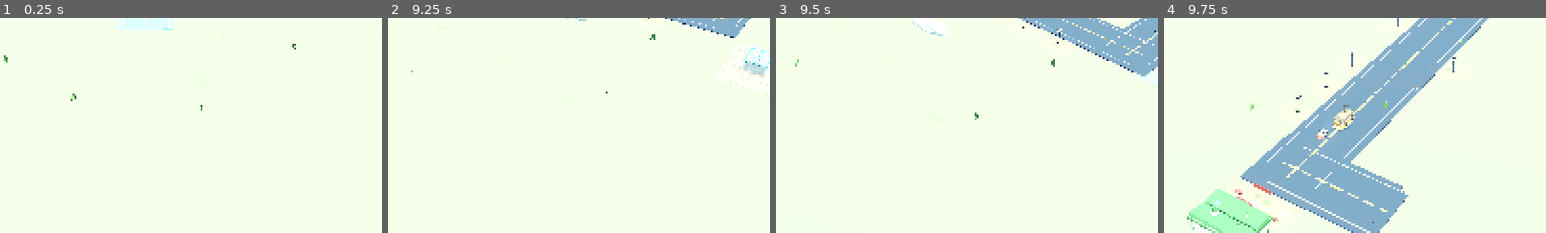
Above: before the commit, frames 1-4 (left to right).
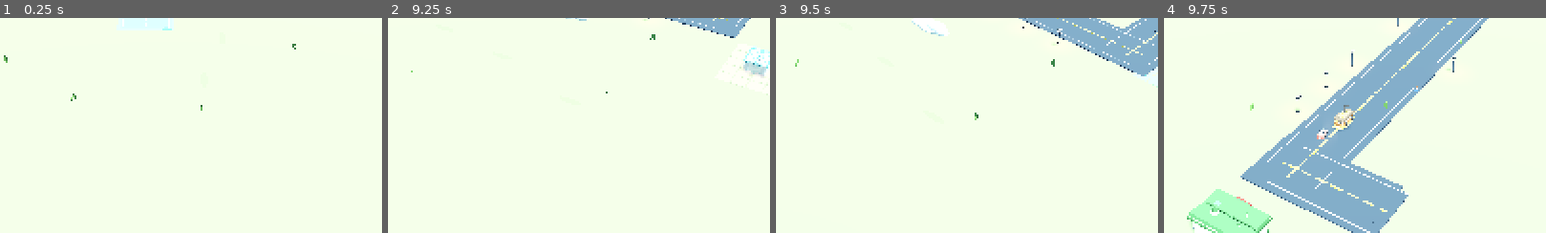
Above: after the commit, the same moments.

Repository: johnswaffles/my-backend-api
Game: Godot game, scene res://scenes/main_scene.tscn
Same seed, same stepped clock (60 frames per second), same inputs: the game is played once before the commit and once after it.
Inputs (mouse positions are % of the whole screen's width and height, from its top left):
- Up to frame 1 (0.25 s): no input
- Up to frame 2 (9.25 s): click "Build: Road" at 0.5 s; click "Place" at 1.25 s; click "Town" at 2 s; click "Daylight 100%" at 2.75 s; click "Home" at 3.5 s; click "L" at 4.25 s; click "R" at 5 s; tap Space at 5.75, 6.02, 9.02 s; move the mouse to (72, 45) at 5.77 s; hold D 5.78-6.5 s; tap 1 at 5.85 s; click (72, 45) at 5.92 s; tap Enter at 6.5, 7.25 s; drag from (30, 55) to (45, 70) at 6.52 s; move the mouse to (60, 28) at 7.27 s; hold D 7.28-8 s; tap 3 at 7.35 s; drag from (45, 70) to (20, 35) at 8.02 s; move the mouse to (80, 65) at 8.77 s; hold A from 8.78 s (still down); tap 5 at 8.85 s
- Up to frame 3 (9.5 s): keep holding A
- Up to frame 4 (9.75 s): release A at 9.5 s; tap Enter at 9.5 s; drag from (20, 35) to (35, 25) at 9.52 s
The pictures show only the part of the screen within x 30-80%, y 50-100%; the shares and areas given below are measured in that part.

Frames 1-3 are identical in both runs. In frame 4, 0.2% of the frame differs, in the area x 18-30%, y 76-95%.
Error before the commit: Invalid call. Nonexistent function 'lock' in base 'Image'. (res://scripts/building_system.gd:5667)
Error after the commit: Invalid call. Nonexistent function 'lock' in base 'Image'. (res://scripts/building_system.gd:5705)

Commit message:
Improve grocery store upgrades and parking lot

Diff:
--- a/cozy-builder-godot/scripts/building_system.gd
+++ b/cozy-builder-godot/scripts/building_system.gd
@@ -3934,14 +3934,8 @@
 	_add_parcel_shadow(root, Vector2(5.0, 3.9), 0.24)
 
 	_add_box(Vector3(0.0, 0.015, 0.0), Vector3(4.8, 0.04, 3.6), _make_material("d5d1bc", 0.98), lot_root)
-	_add_box(Vector3(0.0, 0.028, 0.72), Vector3(3.5, 0.03, 1.4), _make_material("7b7f81", 0.94), lot_root)
-	for lane in [-1.0, 0.0, 1.0]:
-		_add_box(Vector3(lane * 0.92, 0.045, 0.72), Vector3(0.08, 0.01, 1.16), _road_mark_material, lot_root)
-	for stop_z in [0.2, 0.72, 1.24]:
-		_add_box(Vector3(-1.56, 0.045, stop_z), Vector3(0.34, 0.01, 0.04), _road_mark_material, lot_root)
-		_add_box(Vector3(-0.52, 0.045, stop_z), Vector3(0.34, 0.01, 0.04), _road_mark_material, lot_root)
-		_add_box(Vector3(0.52, 0.045, stop_z), Vector3(0.34, 0.01, 0.04), _road_mark_material, lot_root)
-		_add_box(Vector3(1.56, 0.045, stop_z), Vector3(0.34, 0.01, 0.04), _road_mark_material, lot_root)
+	_add_box(Vector3(0.0, 0.028, 0.88), Vector3(3.1, 0.03, 0.82), _make_material("e0d6c2", 0.94), lot_root)
+	_add_box(Vector3(0.0, 0.045, 1.28), Vector3(2.6, 0.025, 0.12), _make_material("f0e6d2", 0.92), lot_root)
 	_add_soft_block(Vector3(0.0, height * 0.5 + 0.05, -0.48), Vector3(width, height, depth), _make_material_from_color(palette.wall, 0.9), structure_root, 0.18)
 	_add_gabled_roof(Vector3(0.0, height + 0.16, -0.48), Vector3(width + 0.18, 0.18, depth + 0.2), _make_material_from_color(palette.roof, 0.76), structure_root, 8.0)
 	_add_round_canopy(Vector3(0.0, 0.4, 0.46), Vector3(width * 0.92, 0.18, 0.24), _make_material_from_color(palette.accent, 0.46), structure_root)
@@ -3957,7 +3951,6 @@
 		{"pos": Vector3(width * 0.26, 0.12, 0.74), "color": Color("6ca8c4")}
 	]:
 		_add_box(produce_data.pos, Vector3(0.18, 0.14, 0.18), _make_material_from_color(produce_data.color, 0.82), structure_root)
-	_add_crate_stack_local(Vector3(-width * 0.42, 0.08, 0.92), palette.accent, lot_root)
 	match posmod(variant, 5):
 		1:
 			_add_box(Vector3(0.0, height + 0.34, 0.36), Vector3(width * 0.76, 0.1, 0.14), _make_material_from_color(palette.accent, 0.46), structure_root)
@@ -3969,9 +3962,6 @@
 			_add_box(Vector3(0.0, height + 0.44, -0.28), Vector3(width * 0.34, 0.08, 0.24), _window_material, structure_root)
 		4:
 			_add_restaurant_canopy_local("stripe", Vector3(0.0, 0.48, 0.58), width * 0.84, _make_material_from_color(palette.accent, 0.5), _make_material_from_color(palette.trim, 0.76), structure_root)
-	_add_frontage_detail_cluster(lot_root, width, 1.24, palette.accent, "grocer")
-	_add_shrub_cluster(Vector3(-1.42, 0.0, 1.34), palette.trim, lot_root, 2)
-	_add_shrub_cluster(Vector3(1.42, 0.0, 1.34), palette.accent, lot_root, 2)
 
 
 func _add_grocery_variant(position_3d: Vector3, variant: int) -> Node3D:
@@ -4372,38 +4362,41 @@
 	var width := 3.0 + float(variant % 3) * 0.16
 	var depth := 2.02 + float(int(variant / 3) % 2) * 0.16
 	var height := 0.96 + float(int(variant / 5)) * 0.1
+	var wall_material := _make_material_from_color(palette["wall"].lightened(0.04), 0.92)
+	var wing_material := _make_material_from_color(palette["wall"].darkened(0.02), 0.92)
+	var roof_material := _make_material_from_color(palette["roof"].darkened(0.01), 0.76)
+	var accent_material := _make_material_from_color(accent, 0.46)
+	var trim_material := _make_material_from_color(trim, 0.58)
 	if tier >= 2:
 		if bool(profile.get("awning", false)):
-			_add_soft_block(Vector3(0.0, 0.38, -0.14), Vector3(width * 0.98, height + 0.18, depth + 0.12), _make_material_from_color(palette["wall"].lightened(0.03), 0.92), structure_root, 0.16)
-			_add_gabled_roof(Vector3(0.0, height + 0.24, -0.14), Vector3(width + 0.22, 0.16, depth + 0.26), _make_material_from_color(palette["roof"].darkened(0.01), 0.76), structure_root, 8.0)
+			_add_soft_block(Vector3(0.0, 0.44, 0.0), Vector3(width * 1.04, height + 0.26, 0.96), wall_material, structure_root, 0.16)
+			_add_gabled_roof(Vector3(0.0, height + 0.32, 0.0), Vector3(width + 0.34, 0.16, 1.08), roof_material, structure_root, 8.0)
 			_add_box(Vector3(0.0, 0.22, 0.46), Vector3(width * 0.58, 0.3, 0.05), _window_material, structure_root)
+			_add_box(Vector3(-width * 0.34, 0.28, 0.5), Vector3(0.26, 0.42, 0.06), _window_material, structure_root)
+			_add_box(Vector3(width * 0.34, 0.28, 0.5), Vector3(0.26, 0.42, 0.06), _window_material, structure_root)
 			_add_box(Vector3(0.0, 0.82, 0.52), Vector3(width * 0.6, 0.1, 0.05), _make_material_from_color(trim, 0.42), structure_root)
-			_add_box(Vector3(0.0, 0.03, 1.18), Vector3(width * 0.88, 0.04, 0.08), _make_material_from_color(trim, 0.42), lot_root)
-		if bool(profile.get("parking", false)):
-			_add_box(Vector3(1.34, 0.04, 0.78), Vector3(1.18, 0.04, 0.84), _road_mark_material, lot_root)
+			_add_box(Vector3(0.0, 0.52, 0.76), Vector3(width * 1.02, 0.12, 0.22), accent_material, structure_root)
+			for post_x in [-width * 0.43, width * 0.43]:
+				_add_local_cylinder(Vector3(post_x, 0.3, 0.82), 0.035, 0.035, 0.6, trim_material, structure_root)
 
 	if tier >= 3:
 		if bool(profile.get("service_wing", false)):
-			_add_soft_block(Vector3(-1.34, 0.36, 0.16), Vector3(0.88, 0.72, 1.02), _make_material_from_color(palette["wall"].darkened(0.02), 0.92), structure_root, 0.12)
-			_add_gabled_roof(Vector3(-1.34, 0.82, 0.16), Vector3(1.0, 0.12, 1.12), _make_material_from_color(palette["roof"].darkened(0.01), 0.76), structure_root, 9.0)
-			_add_box(Vector3(-1.34, 0.34, 0.56), Vector3(0.3, 0.36, 0.05), _window_material, structure_root)
-			_add_crate_stack_local(Vector3(-1.48, 0.08, 1.02), accent, lot_root)
-		if bool(profile.get("parking", false)):
-			_add_box(Vector3(0.0, 0.04, 0.38), Vector3(2.0, 0.03, 1.32), _road_mark_material, lot_root)
-		if bool(profile.get("landscaping", false)):
-			_add_box(Vector3(-1.36, 0.08, 1.34), Vector3(0.32, 0.32, 0.12), _make_material_from_color(accent, 0.66), lot_root)
-			_add_box(Vector3(1.36, 0.08, 1.34), Vector3(0.32, 0.32, 0.12), _make_material_from_color(accent, 0.66), lot_root)
+			_add_soft_block(Vector3(-1.24, 0.48, -0.32), Vector3(1.22, 0.86, 1.58), wing_material, structure_root, 0.13)
+			_add_gabled_roof(Vector3(-1.24, 1.02, -0.32), Vector3(1.38, 0.13, 1.72), roof_material, structure_root, 9.0)
+			_add_box(Vector3(-1.24, 0.38, 0.48), Vector3(0.36, 0.44, 0.06), _window_material, structure_root)
+			_add_box(Vector3(-1.24, 0.72, -0.92), Vector3(0.28, 0.24, 0.06), _window_material, structure_root)
+			_add_house_side_window_local(Vector3(-1.86, 0.48, -0.32), Vector3(0.24, 0.34, 0.05), structure_root, -1.0)
+			_add_box(Vector3(-1.24, 0.12, 0.58), Vector3(0.66, 0.1, 0.12), trim_material, structure_root)
 
 	if tier >= 4:
 		if bool(profile.get("market_hall", false)):
-			_add_soft_block(Vector3(0.54, 0.46, -0.76), Vector3(width * 0.66, height * 0.9, 0.9), _make_material_from_color(palette["wall"].lightened(0.04), 0.94), structure_root, 0.12)
-			_add_gabled_roof(Vector3(0.54, height * 0.92 + 0.18, -0.76), Vector3(width * 0.74, 0.14, 1.02), _make_material_from_color(palette["roof"].darkened(0.01), 0.76), structure_root, 7.0)
-			_add_box(Vector3(0.12, 0.58, -0.3), Vector3(0.28, 0.34, 0.05), _window_material, structure_root)
-			_add_box(Vector3(0.8, 0.58, -0.3), Vector3(0.28, 0.34, 0.05), _window_material, structure_root)
+			_add_soft_block(Vector3(0.88, 0.56, -0.64), Vector3(width * 0.78, height + 0.22, 1.54), _make_material_from_color(palette["wall"].lightened(0.06), 0.94), structure_root, 0.14)
+			_add_gabled_roof(Vector3(0.88, height + 0.32, -0.64), Vector3(width * 0.88, 0.15, 1.72), roof_material, structure_root, 7.0)
+			_add_box(Vector3(0.3, 0.58, 0.18), Vector3(0.32, 0.38, 0.06), _window_material, structure_root)
+			_add_box(Vector3(1.1, 0.58, 0.18), Vector3(0.32, 0.38, 0.06), _window_material, structure_root)
+			_add_house_side_window_local(Vector3(1.82, 0.52, -0.6), Vector3(0.28, 0.36, 0.05), structure_root, 1.0)
 			_add_box(Vector3(0.0, 0.9, 0.56), Vector3(width * 0.72, 0.12, 0.05), _make_material_from_color(accent, 0.46), structure_root)
-		if bool(profile.get("landscaping", false)):
-			_add_box(Vector3(-1.2, 0.08, 1.52), Vector3(0.22, 0.18, 0.14), _make_material_from_color(accent, 0.66), lot_root)
-			_add_box(Vector3(1.2, 0.08, 1.52), Vector3(0.22, 0.18, 0.14), _make_material_from_color(trim, 0.66), lot_root)
+			_add_box(Vector3(0.88, 0.16, 0.26), Vector3(1.18, 0.12, 0.12), trim_material, structure_root)
 
 	if tier >= 5:
 		if bool(profile.get("upper_story", false)):
@@ -4415,6 +4408,9 @@
 			_add_box(Vector3(0.0, 1.2, -0.62), Vector3(0.46, 0.24, 0.05), _window_material, structure_root)
 			_add_house_side_window_local(Vector3(-width * 0.45, 1.12, -0.24), Vector3(0.24, 0.3, 0.05), structure_root, -1.0)
 			_add_house_side_window_local(Vector3(width * 0.45, 1.12, -0.24), Vector3(0.24, 0.3, 0.05), structure_root, 1.0)
+			_add_box(Vector3(0.0, 2.02, 0.34), Vector3(width * 0.74, 0.1, 0.08), accent_material, structure_root)
+		if bool(profile.get("parking_lot", false)):
+			_add_grocery_parking_lot(Vector3(0.0, 0.0, 1.26), Vector3(4.18, 1.0, 1.05), lot_root)
 
 
 func _apply_restaurant_tier_visuals(lot_root: Node3D, structure_root: Node3D, tier: int, variant: int, profile: Dictionary, palette: Dictionary, accent: Color, trim: Color) -> void:
@@ -5248,6 +5244,48 @@
 	_add_fire_truck_local(Vector3(0.4, 0.015, -0.06), 0.0, lot_root)
 
 
+func _add_grocery_parking_lot(center: Vector3, size: Vector3, parent: Node) -> void:
+	var lot_root := Node3D.new()
+	lot_root.position = center
+	parent.add_child(lot_root)
+	_add_shadow_disc_local(Vector3(0.0, 0.0, 0.02), Vector2(size.x * 0.96, size.z * 0.92), 0.12, lot_root)
+	var sidewalk_material := _make_material("ddd5c3", 0.94)
+	var asphalt_material := _make_material("626b72", 0.97)
+	var line_material := _make_material("f7f2df", 0.92)
+	var curb_material := _make_material("eee8dc", 0.92)
+	var stop_material := _make_material("d9c991", 0.88)
+	var accessible_material := _make_material("577da7", 0.82)
+	var planter_material := _make_material("799557", 0.86)
+	_add_box(Vector3(0.0, 0.032, 0.0), Vector3(size.x + 0.2, 0.026, size.z + 0.18), sidewalk_material, lot_root)
+	_add_box(Vector3(0.0, 0.058, 0.02), Vector3(size.x, 0.034, size.z), asphalt_material, lot_root)
+	_add_box(Vector3(0.0, 0.084, -size.z * 0.5 + 0.055), Vector3(size.x * 0.96, 0.014, 0.07), curb_material, lot_root)
+	_add_box(Vector3(0.0, 0.084, size.z * 0.5 - 0.055), Vector3(size.x * 0.96, 0.014, 0.07), curb_material, lot_root)
+	_add_box(Vector3(-size.x * 0.5 + 0.055, 0.084, 0.0), Vector3(0.07, 0.014, size.z * 0.86), curb_material, lot_root)
+	_add_box(Vector3(size.x * 0.5 - 0.055, 0.084, 0.0), Vector3(0.07, 0.014, size.z * 0.86), curb_material, lot_root)
+
+	var accessible_x := -size.x * 0.39
+	_add_box(Vector3(accessible_x, 0.09, -0.08), Vector3(0.52, 0.012, size.z * 0.58), accessible_material, lot_root)
+	_add_box(Vector3(accessible_x, 0.104, -0.08), Vector3(0.28, 0.014, 0.035), line_material, lot_root)
+	_add_box(Vector3(accessible_x, 0.104, 0.0), Vector3(0.035, 0.014, 0.28), line_material, lot_root)
+	for hatch_index in range(5):
+		var hatch := _add_box(Vector3(accessible_x + 0.38, 0.106, -0.32 + float(hatch_index) * 0.16), Vector3(0.035, 0.012, 0.52), line_material, lot_root)
+		hatch.rotation_degrees.y = -28.0
+
+	var parking_left := -size.x * 0.22
+	var parking_right := size.x * 0.42
+	for stall_index in range(6):
+		var t := float(stall_index) / 5.0
+		var x := lerpf(parking_left, parking_right, t)
+		_add_box(Vector3(x, 0.1, -0.05), Vector3(0.035, 0.012, size.z * 0.62), line_material, lot_root)
+	for stop_index in range(5):
+		var t := (float(stop_index) + 0.5) / 5.0
+		var x := lerpf(parking_left, parking_right, t)
+		_add_box(Vector3(x, 0.116, -size.z * 0.3), Vector3(0.34, 0.035, 0.055), stop_material, lot_root)
+	_add_box(Vector3((parking_left + parking_right) * 0.5, 0.102, size.z * 0.2), Vector3(parking_right - parking_left, 0.012, 0.045), line_material, lot_root)
+	_add_box(Vector3(-size.x * 0.5 + 0.18, 0.12, size.z * 0.38), Vector3(0.18, 0.12, 0.28), planter_material, lot_root)
+	_add_box(Vector3(size.x * 0.5 - 0.18, 0.12, size.z * 0.38), Vector3(0.18, 0.12, 0.28), planter_material, lot_root)
+
+
 func _add_signboard_local(position_3d: Vector3, size: Vector2, accent: Color, kind: String, parent: Node) -> void:
 	var sign_material := _make_material_from_color(accent.darkened(0.25), 0.5)
 	var trim_material := _make_material("f4ecda", 0.84)
--- a/cozy-builder-godot/scripts/property_upgrade_data.gd
+++ b/cozy-builder-godot/scripts/property_upgrade_data.gd
@@ -190,11 +190,11 @@
 		5: {"front_hall": true, "side_wing": true, "plaza": true, "upper_story": true, "grand_hall": true, "landscaping": true},
 	},
 	"grocery": {
-		1: {"awning": false, "service_wing": false, "market_hall": false, "upper_story": false, "parking": false, "landscaping": false},
-		2: {"awning": true, "service_wing": false, "market_hall": false, "upper_story": false, "parking": true, "landscaping": true},
-		3: {"awning": true, "service_wing": true, "market_hall": false, "upper_story": false, "parking": true, "landscaping": true},
-		4: {"awning": true, "service_wing": true, "market_hall": true, "upper_story": false, "parking": true, "landscaping": true},
-		5: {"awning": true, "service_wing": true, "market_hall": true, "upper_story": true, "parking": true, "landscaping": true},
+		1: {"awning": false, "service_wing": false, "market_hall": false, "upper_story": false, "parking_lot": false},
+		2: {"awning": true, "service_wing": false, "market_hall": false, "upper_story": false, "parking_lot": false},
+		3: {"awning": true, "service_wing": true, "market_hall": false, "upper_story": false, "parking_lot": false},
+		4: {"awning": true, "service_wing": true, "market_hall": true, "upper_story": false, "parking_lot": false},
+		5: {"awning": true, "service_wing": true, "market_hall": true, "upper_story": true, "parking_lot": true},
 	},
 	"restaurant": {
 		1: {"front_expansion": false, "dining_wing": false, "kitchen_wing": false, "signature_front": false, "second_floor": false},
Not shown, changed: public/godot-playtest/index.html
Not shown, changed: public/godot-playtest/index.pck
